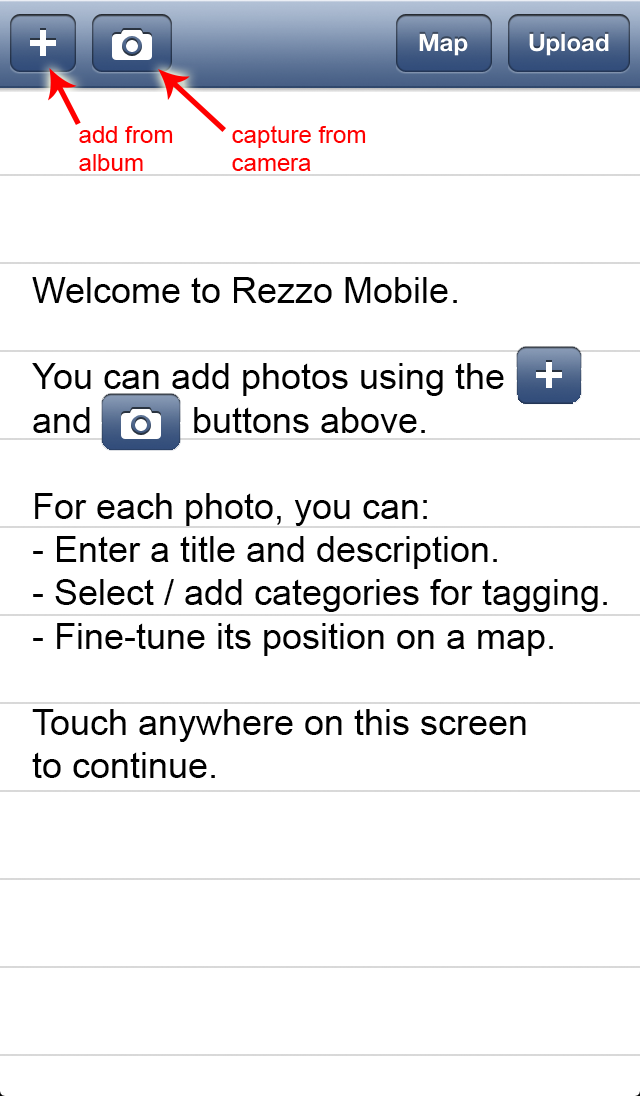
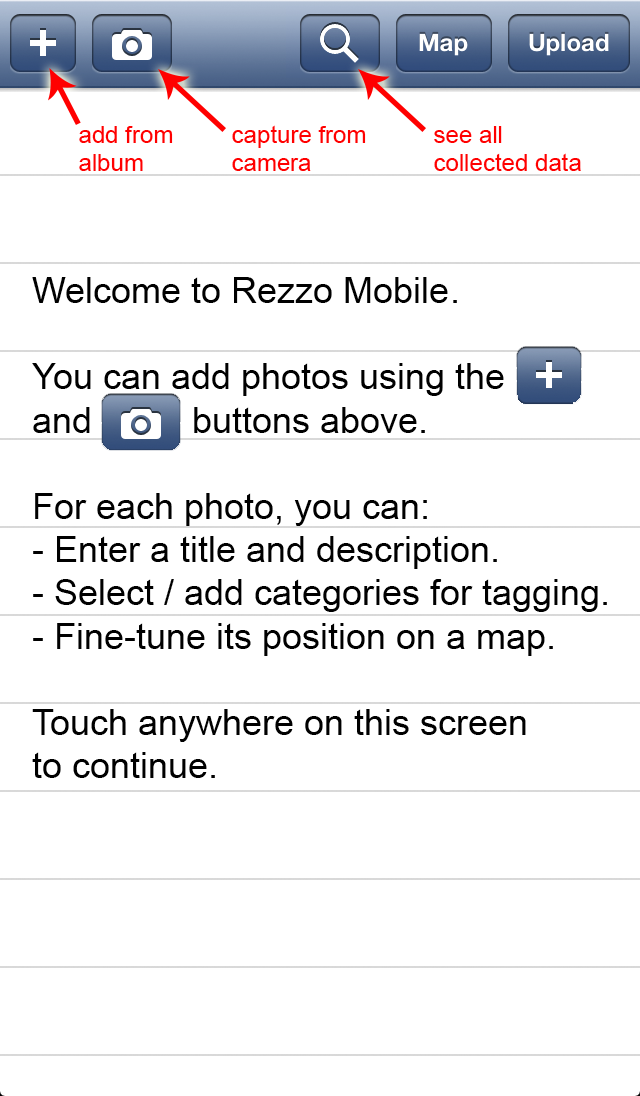
Layers edited between the first and the second 640x1096 image:
added layer "see all collected data" above "capture from camera" over <box>434,126,581,171</box>
added layer "Shape 1 copy 2" above "Shape 1" over <box>358,69,426,132</box>
added layer "Layer 4" above "Layer 0" over <box>286,14,430,78</box>
